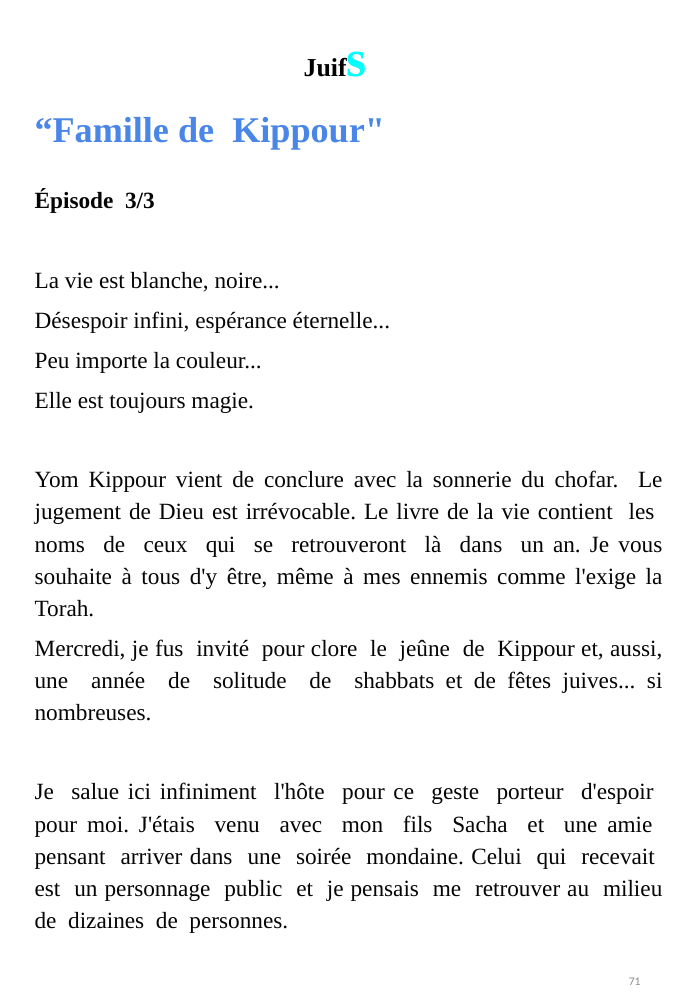
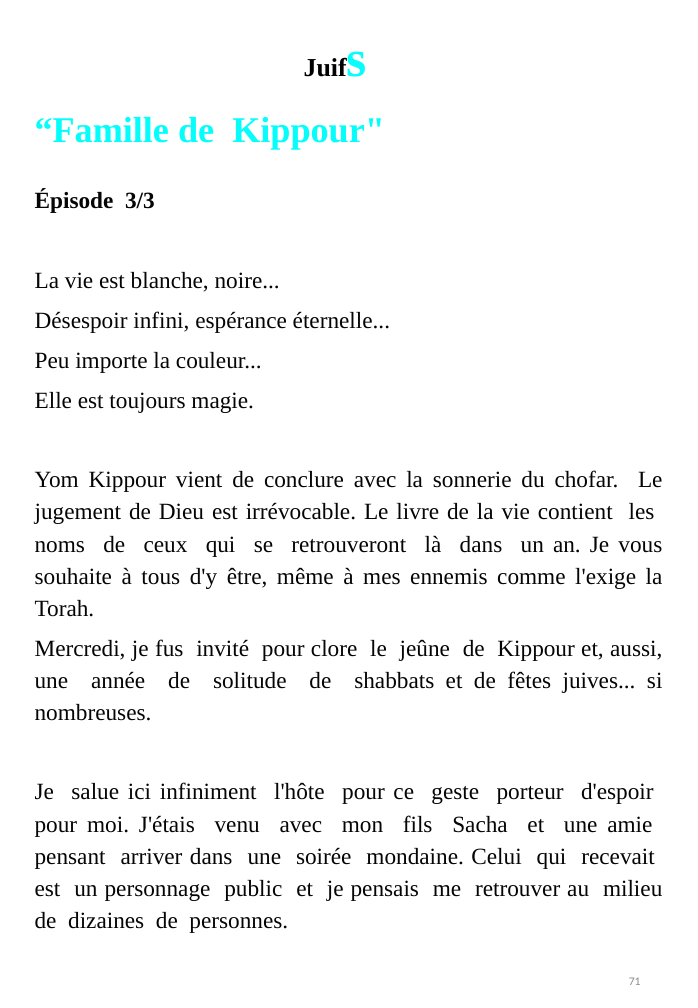
Before and after one commit to BenjaminLOUIS84/e_commerce, a slide deck: slide 71 of e_commerce/public/ppsx/tome2.ppsx. Drawn at 698x1008 pixels with LibreOffice and Linux fonts; fonts in the diff are those of the drawing. Boxes give left, top, right and bottom in pixels: in the first picture for what was removed or moved away, otherwise in the second. Text is boxed around its words. In the diff, an @@ line names an element or a change of style, - is before the commit and + after.

```diff
--- a/e_commerce/public/ppsx/tome2.ppsx
+++ b/e_commerce/public/ppsx/tome2.ppsx
@@ text at box(35, 117, 385, 149): text colour #4A86E8 to #04FEFC in "“Famille de Kippour"" @@
```
Also in this commit, not shown: 6 other slides changed, 66 slides added.
